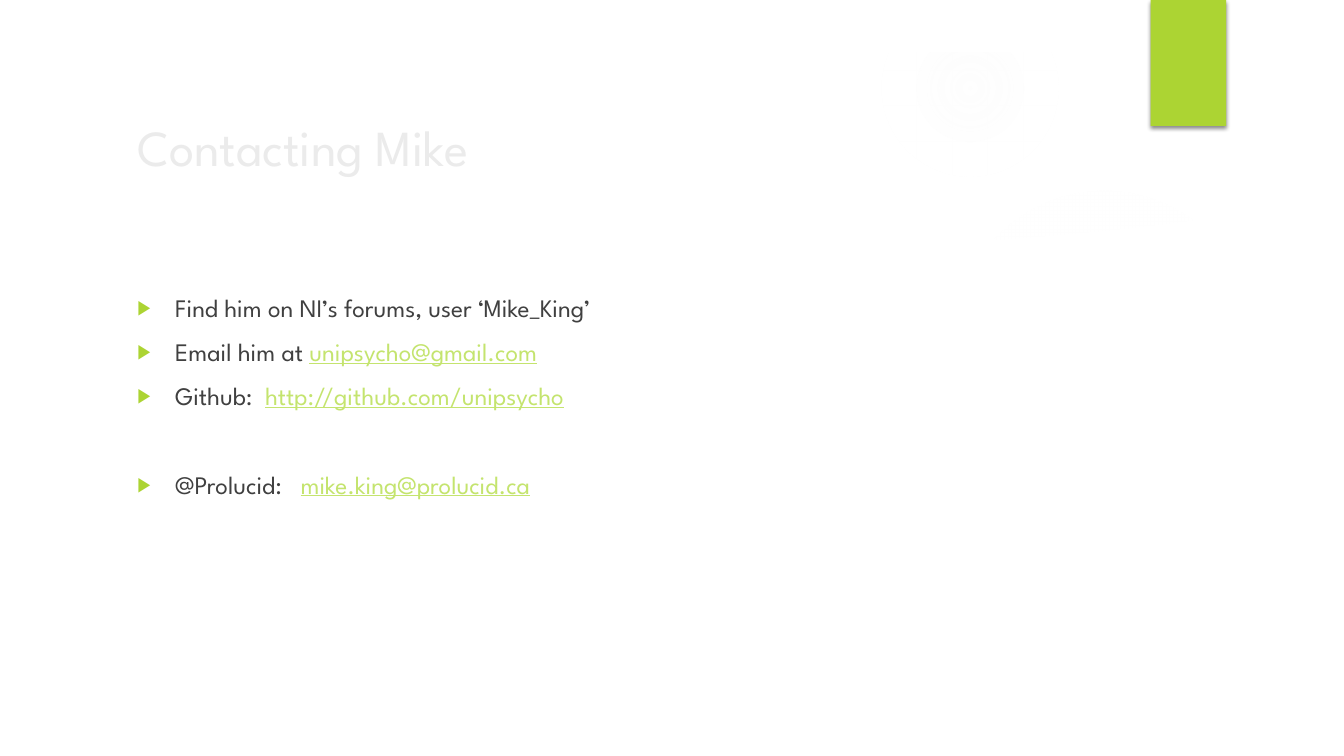
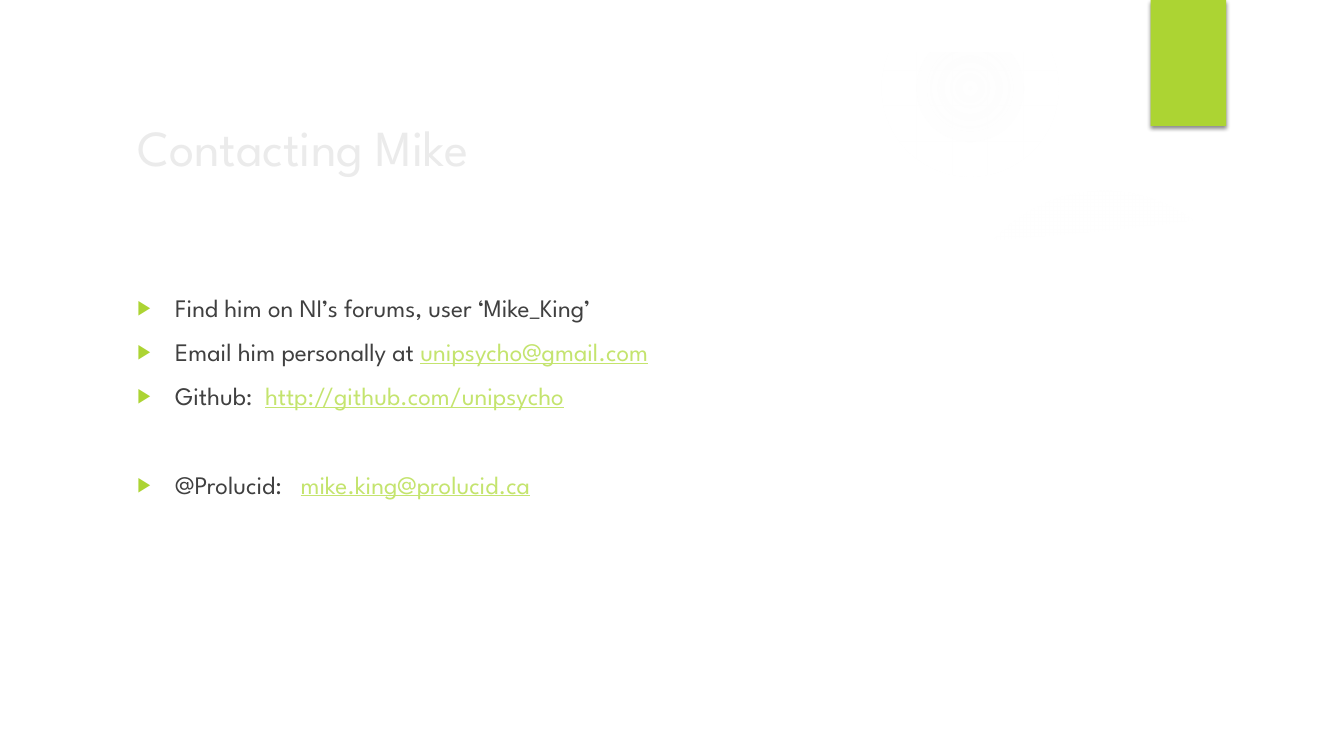
Before and after one commit to unipsycho/LabVIEWdotNetDataGrid, a slide deck: slide 13 of documentation/Project Overview - UserGroup Presentation.pptx. Drawn at 1344x756 pixels with LibreOffice and Linux fonts; fonts in the diff are those of the drawing; background and template pictures are left out. Boxes give left, top, right and bottom in pixels: in the first picture for what was removed or moved away, otherwise in the second. Text is boxed around its words. In the diff, an @@ line names an element or a change of style, - is before the commit and + after.

```diff
--- a/documentation/Project Overview - UserGroup Presentation.pptx
+++ b/documentation/Project Overview - UserGroup Presentation.pptx
@@ text at [175, 343, 648, 367]: text changed; text colour #C4E46E to #404040 @@
-▶ Email him at unipsycho@gmail.com
+▶ Email him personally at unipsycho@gmail.com
```
Also in this commit, not shown: 1 other slide changed.
